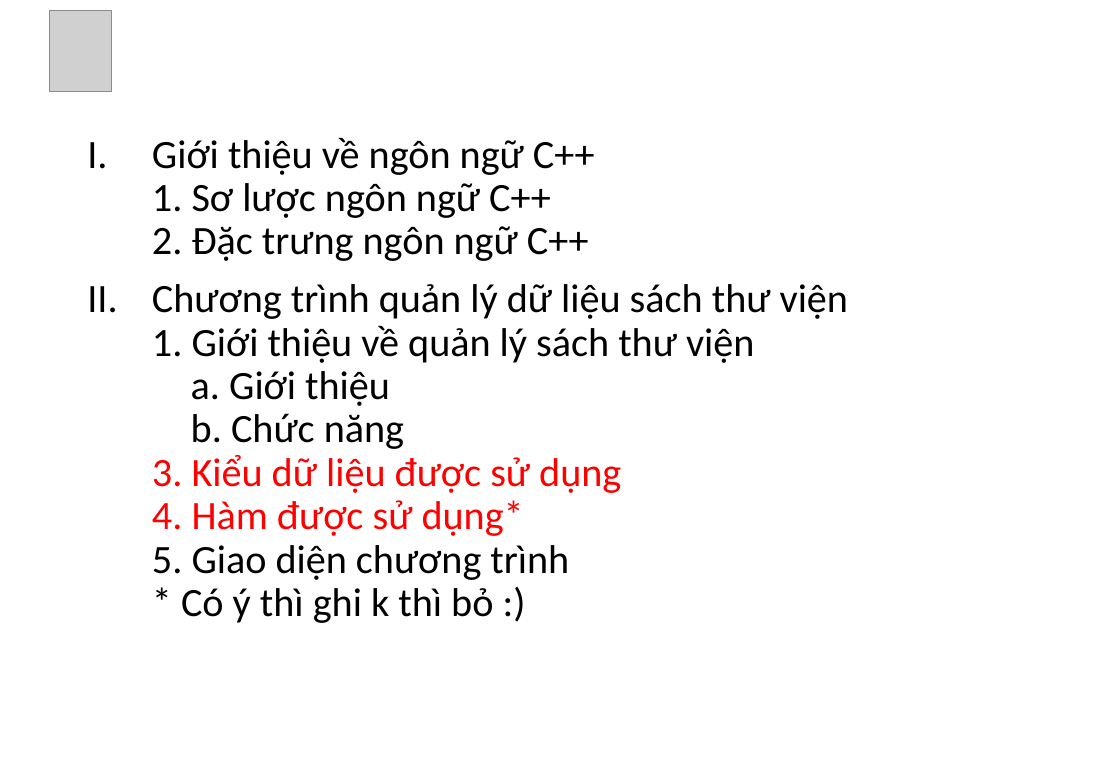
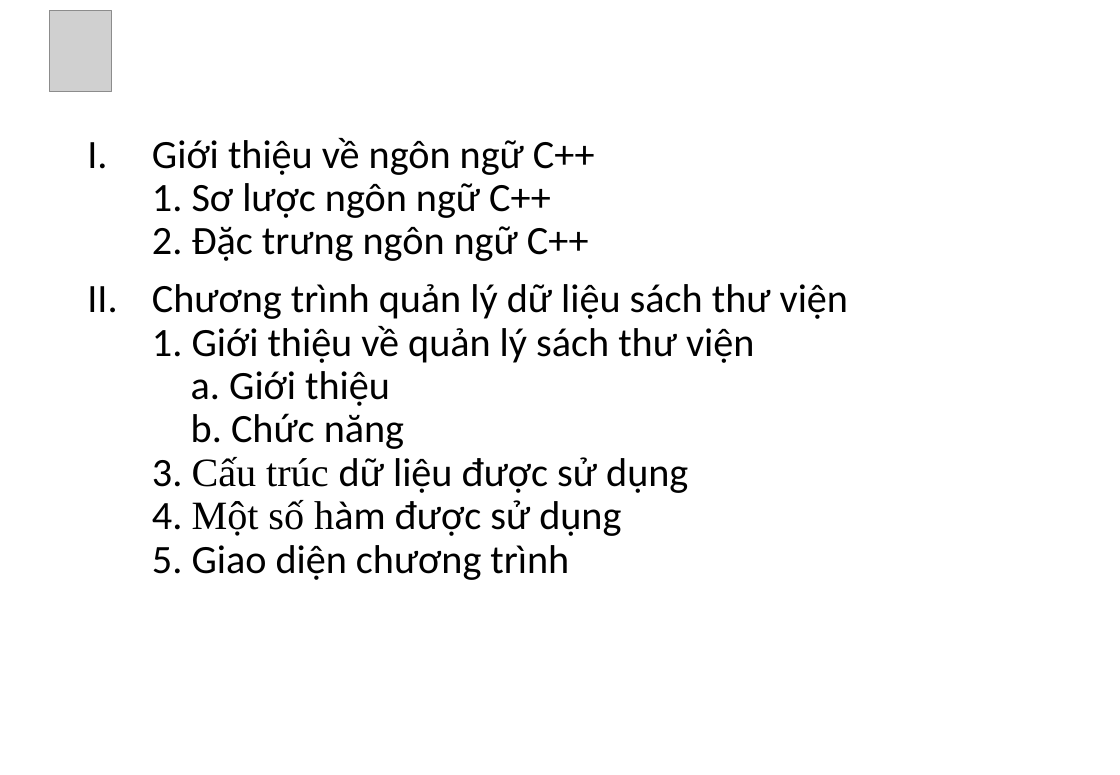
Before and after one commit to fudio/Final, a slide deck: slide 2 of KTLT-slide.pptx. Drawn at 1120x775 pixels with LibreOffice and Linux fonts; fonts in the diff are those of the drawing; grey boxes stand for pictures; background and template pictures are left out. Boxes give left, top, right and bottom in pixels: in the first picture for what was removed or moved away, otherwise in the second. Text is boxed around its words. In the diff, an @@ line names an element or a change of style, - is before the commit and + after.

Commit message:
1.10

```diff
--- a/KTLT-slide.pptx
+++ b/KTLT-slide.pptx
@@ text at [152,284,848,580]: text changed @@
-II. Chương trình quản lý dữ liệu sách thư viện
-    1. Giới thiệu về quản lý sách thư viện
-    a. Giới thiệu
-    b. Chức năng
-    3. Kiểu dữ liệu được sử dụng
-    4. Hàm được sử dụng*
-    5. Giao diện chương trình
-    * Có ý thì ghi k thì bỏ :)
+II. Chương trình quản lý dữ liệu sách thư viện
+    1. Giới thiệu về quản lý sách thư viện
+    a. Giới thiệu
+    b. Chức năng
+    3. Cấu trúc dữ liệu được sử dụng
+    4. Một số hàm được sử dụng
+    5. Giao diện chương trình
```
Also in this commit, not shown: 1 other slide changed, 11 slides added, 1 slide removed.
